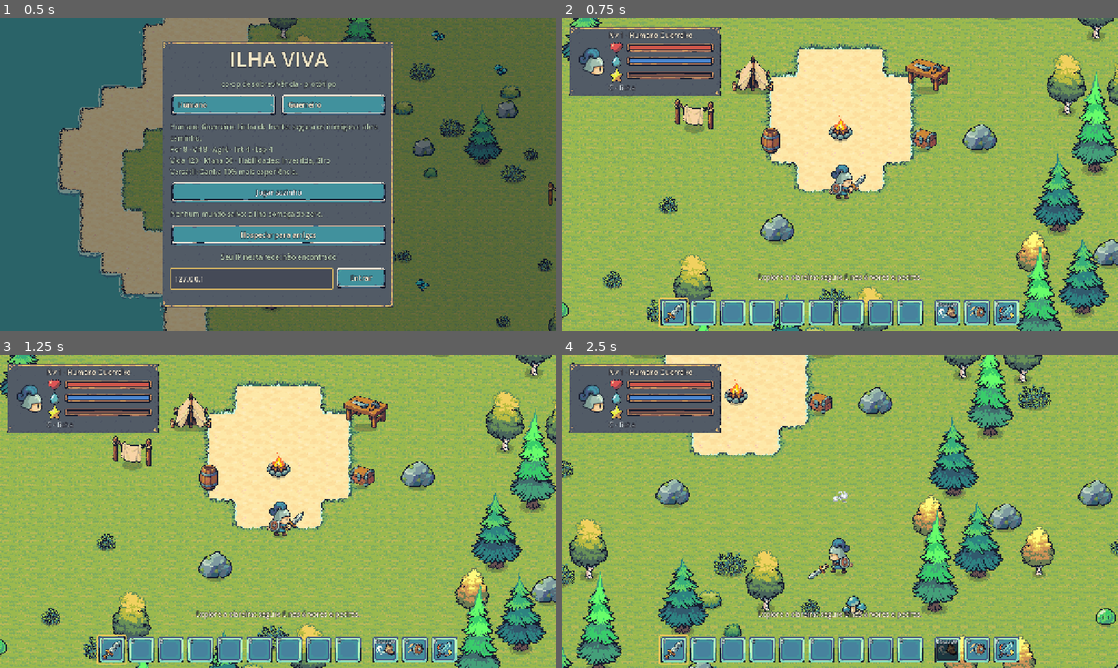
Above: before the commit, frames 1-4 (two rows, left to right).
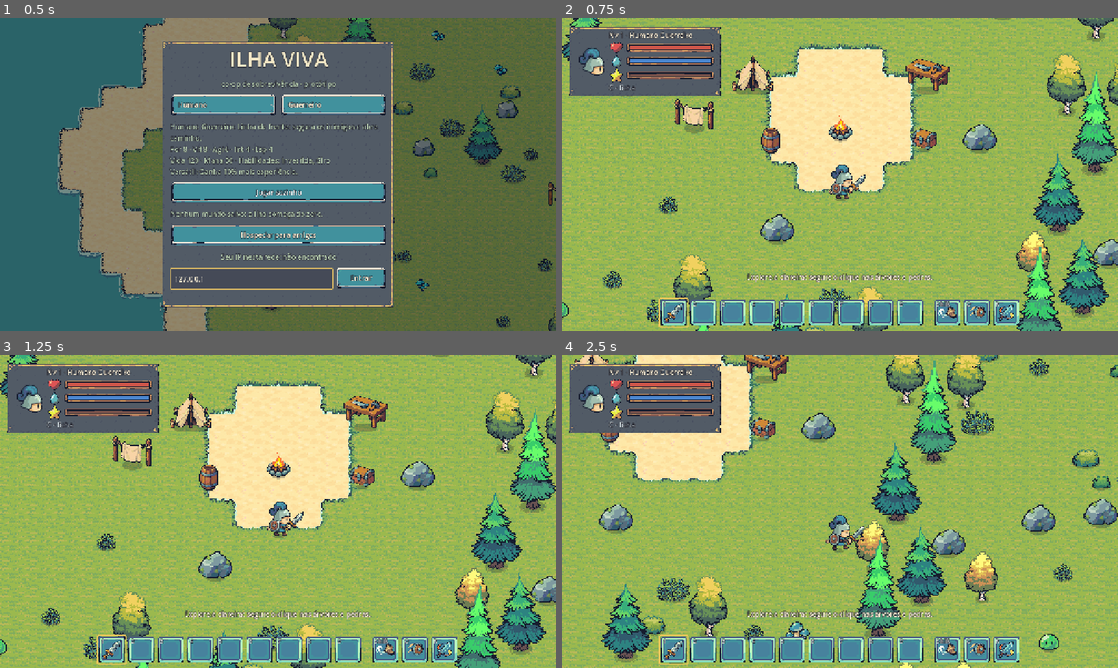
Above: after the commit, the same moments.

Repository: JaoDaJunq/RPG_Ilha
Game: Godot game, scene res://scenes/ui/menu.tscn
The game is run twice, just before and just after one commit, with the same random seed, the same clock (stepped at 60 frames per second) and the same inputs. Sound files missing from this copy of the repository are replaced by a short silence.
Inputs (mouse positions are in pixels of both pictures, inside the frame that each line leads up to):
- Up to frame 1 (0.5 s): no input
- Up to frame 2 (0.75 s): click "Jogar sozinho" at 0.5 s
- Up to frame 3 (1.25 s): no input
- Up to frame 4 (2.5 s): move the mouse to (962, 495) at 1.27 s; press the mouse at (962, 495) at 1.28 s; hold D (mover_direita) 1.28-2.03 s; tap Shift (esquivar, bound only after the commit) at 1.55, 2.1 s; move the mouse to (728, 527) at 2.02 s; release the mouse at (728, 527) at 2.03 s; hold S (mover_baixo) from 2.03 s (still down); click (728, 527) at 2.17 s; tap Space (esquivar, bound only before the commit) at 2.3 s

Frame 1 is identical in both runs. In frame 2, 0.5% of the frame differs, in the area x 33-71%, y 81-93%; in frame 3, 0.5%; in frame 4, 64%, in the area x 0-100%, y 0-100%.

Commit message:
Controles novos: Q R T E habilidades, Shift dash, mouse para tudo, rodinha gira a peça
- clique esquerdo: um clique rápido abre baú e bancada; segurar coleta árvore e pedra,
  golpeia (repetindo) e quebra construções; com peça na mão, põe
- clique direito usa o item; 1-9 e rodinha trocam o item; com parede ou porta na mão,
  a rodinha gira a peça (vista de lado), salvo e sincronizado
- dica em cima do alvo: 'segure' ou 'clique' (o E virou habilidade)
- pedidos L21 (frente e costas) e L22 (animais, paredes de lado, ícones)

Co-Authored-By: Claude Opus 5.5 <noreply@anthropic.com>

Diff:
--- a/game/project.godot
+++ b/game/project.godot
@@ -56,7 +56,7 @@
 }
 interagir={
 "deadzone": 0.2,
-"events": Array[InputEvent]([Object(InputEventKey,"resource_local_to_scene":false,"resource_name":"","device":16,"window_id":0,"alt_pressed":false,"shift_pressed":false,"ctrl_pressed":false,"meta_pressed":false,"pressed":false,"keycode":0,"physical_keycode":69,"key_label":0,"unicode":0,"location":0,"echo":false,"script":null)
+"events": Array[InputEvent]([Object(InputEventMouseButton,"resource_local_to_scene":false,"resource_name":"","device":32,"window_id":0,"alt_pressed":false,"shift_pressed":false,"ctrl_pressed":false,"meta_pressed":false,"button_mask":0,"position":Vector2(0, 0),"global_position":Vector2(0, 0),"factor":1.0,"button_index":1,"canceled":false,"pressed":false,"double_click":false,"script":null)
 ])
 }
 habilidade_1={
@@ -71,12 +71,12 @@
 }
 habilidade_3={
 "deadzone": 0.2,
-"events": Array[InputEvent]([Object(InputEventKey,"resource_ …(158 unchanged characters)… d":false,"keycode":0,"physical_keycode":70,"key_label":0,"unicode":0,"location":0,"echo":false,"script":null)
+"events": Array[InputEvent]([Object(InputEventKey,"resource_ …(158 unchanged characters)… d":false,"keycode":0,"physical_keycode":84,"key_label":0,"unicode":0,"location":0,"echo":false,"script":null)
 ])
 }
 habilidade_4={
 "deadzone": 0.2,
-"events": Array[InputEvent]([Object(InputEventKey,"resource_ …(158 unchanged characters)… d":false,"keycode":0,"physical_keycode":71,"key_label":0,"unicode":0,"location":0,"echo":false,"script":null)
+"events": Array[InputEvent]([Object(InputEventKey,"resource_ …(158 unchanged characters)… d":false,"keycode":0,"physical_keycode":69,"key_label":0,"unicode":0,"location":0,"echo":false,"script":null)
 ])
 }
 alternar_noite={
@@ -96,7 +96,7 @@
 }
 esquivar={
 "deadzone": 0.2,
-"events": Array[InputEvent]([Object(InputEventKey,"resource_ …(158 unchanged characters)… d":false,"keycode":0,"physical_keycode":32,"key_label":0,"unicode":0,"location":0,"echo":false,"script":null)
+"events": Array[InputEvent]([Object(InputEventKey,"resource_ …(158 unchanged characters)… d":false,"keycode":0,"physical_keycode":4194325,"key_label":0,"unicode":0,"location":0,"echo":false,"script":null)
 ])
 }
 ficha={
--- a/game/scripts/enemies/slime.gd
+++ b/game/scripts/enemies/slime.gd
@@ -207,7 +207,7 @@
 			if not _acertou_pulo and alvo and para_alvo.length() < 12.0:
 				_acertou_pulo = true
 				if alvo.vida.tomar_dano(dano_contato, &"fisico"):
-					alvo.avisar("O slime pulou em você! Esquive (Espaço) quando ele achatar.")
+					alvo.avisar("O slime pulou em você! Esquive (Shift) quando ele achatar.")
 			if _tempo_estado >= _TEMPO_PULO:
 				_recarga = recarga_contato
 				_mudar(Estado.PERSEGUINDO if ve_alvo else Estado.PASSEANDO)
--- a/game/scripts/player/player.gd
+++ b/game/scripts/player/player.gd
@@ -1,7 +1,7 @@
 class_name Player
 extends CharacterBody2D
 ## Jogador: anda com WASD, mira com o mouse, segura E para coletar, clique para golpear,
-## Espaço para esquivar e 1–4 para as habilidades da classe.
+## Shift para o dash (esquiva) e Q, R, T, E para as habilidades da classe.
 ##
 ## Rede: o nome do nó é o id do jogador na rede. Cada jogador controla o próprio
 ## movimento (sincronizado pelo MultiplayerSynchronizer). Tudo que muda o mundo
@@ -143,15 +143,24 @@
 	for k in Inventory.BARRA:
 		if event.is_action_pressed(StringName("barra_%d" % (k + 1))):
 			barra_escolhida = k
+	# Rodinha: troca o item da barra; com uma peça de construção na mão, gira a peça.
 	if event is InputEventMouseButton and event.pressed and not Input.is_key_pressed(KEY_CTRL):
-		if event.button_index == MOUSE_BUTTON_WHEEL_DOWN:
-			barra_escolhida = (barra_escolhida + 1) % Inventory.BARRA
-		elif event.button_index == MOUSE_BUTTON_WHEEL_UP:
-			barra_escolhida = (barra_escolhida + Inventory.BARRA - 1) % Inventory.BARRA
+		var giro := 1 if event.button_index == MOUSE_BUTTON_WHEEL_DOWN else (-1 if event.button_index == MOUSE_BUTTON_WHEEL_UP else 0)
+		if giro != 0:
+			var item := item_na_mao()
+			if item and item.construcao in [&"parede", &"porta"]:
+				rotacao = 1 - rotacao
+			else:
+				barra_escolhida = (barra_escolhida + giro + Inventory.BARRA) % Inventory.BARRA
 	if event.is_action_pressed(&"usar"):
 		_pedir_usar.rpc_id(1, barra_escolhida)
+	# Clique esquerdo: pôr a peça da mão; abrir baú ou bancada (um clique); segurar em árvore
+	# ou pedra coleta (_processar_interacao); em qualquer outro lugar, golpeia (e repete
+	# enquanto segura, para quebrar construções e lutar).
 	if event.is_action_pressed(&"atacar"):
-		if not _construir_aqui():
+		if _construir_aqui():
+			_ignorar_clique = true
+		elif not alvo_ao_alcance():
 			golpear()
 	elif event.is_action_pressed(&"esquivar"):
 		esquivar()
@@ -575,8 +584,26 @@
 
 
 func _processar_interacao(delta: float) -> void:
-	if not Input.is_action_pressed(&"interagir") or not alvo_ao_alcance():
+	# Clique esquerdo (fora da interface): segurar coleta árvore e pedra e golpeia o resto;
+	# um clique rápido (soltou antes de 0,3 s) em baú ou bancada abre; segurar neles quebra.
+	var antes := _segurando
+	_segurando = (Input.is_action_pressed(&"atacar") or Input.is_action_pressed(&"interagir")) \
+			and get_viewport().gui_get_hovered_control() == null
+	if _segurando:
+		_tempo_segurando += delta
+	elif antes:
+		if not _ignorar_clique and _tempo_segurando < 0.3 and alvo_ao_alcance() and not alvo.dono() is ResourceNode:
+			_pedir_interacao.rpc_id(1, alvo.dono().get_path())
+		_tempo_segurando = 0.0
+		_ignorar_clique = false
+	var em_recurso := alvo_ao_alcance() and alvo.dono() is ResourceNode
+	if not _segurando or not em_recurso:
 		_progresso = 0.0
+		var na_mao := item_na_mao()
+		var em_objeto := alvo_ao_alcance() and not em_recurso
+		if _segurando and not _ignorar_clique and (na_mao == null or na_mao.construcao == &"") \
+				and (not em_objeto or _tempo_segurando > 0.35):
+			golpear()  # golpes seguidos: lutar e quebrar construções
 		return
 	_progresso += delta
 	if _progresso >= _tempo_coleta():
@@ -656,7 +683,7 @@
 	if item == null or item.construcao == &"":
 		return false
 	var w := get_tree().get_first_node_in_group(&"mundo") as World
-	w.pedir_construir.rpc_id(1, _tile_da_mira())
+	w.pedir_construir.rpc_id(1, _tile_da_mira(), rotacao)
 	return true
 
 
@@ -677,6 +704,7 @@
 	var w := get_tree().get_first_node_in_group(&"mundo") as World
 	var cel := _tile_da_mira()
 	_previa.texture = item.icone
+	_previa.rotation = PI / 2.0 if rotacao == 1 and item.construcao in [&"parede", &"porta"] else 0.0
 	_previa.global_position = Vector2(cel * World.T) + Vector2(World.T, World.T) / 2.0
 	_previa.modulate = Color(0.6, 1.0, 0.6, 0.75) if w.pode_construir(item.id, cel, self) else Color(1.0, 0.45, 0.45, 0.6)
 
@@ -709,3 +737,11 @@
 		vida.curar(dados.cura)
 		World.efeito_todos(self, &"subir_nivel", global_position)
 		avisar("+%d de vida" % int(dados.cura), &"item")
+
+
+## O clique esquerdo foi apertado no mundo (não na mochila) e continua apertado.
+var _segurando := false
+var _tempo_segurando := 0.0
+var _ignorar_clique := false  # o clique pôs uma peça: não abre nem golpeia
+## Peça de construção girada (0 de frente, 1 de lado), escolhida com a rodinha.
+var rotacao := 0
--- a/game/scripts/ui/hud.gd
+++ b/game/scripts/ui/hud.gd
@@ -13,7 +13,7 @@
 	&"espirito": preload("res://assets/sprites/tiny/icones/icone_espirito.png"),
 }
 const ICONE_XP := preload("res://assets/sprites/tiny/icones/icone_experiencia.png")
-const TECLA_E := preload("res://assets/sprites/tiny/icones/tecla_e.png")
+var _dica_alvo: Label
 const COR_TEXTO := Tema.COR_TEXTO
 const COR_TEXTO_2 := Tema.COR_TEXTO_2
 
@@ -117,6 +117,7 @@
 		_tecla_e.visible = false
 		return
 	_tecla_e.visible = true
+	_dica_alvo.text = "segure" if alvo.dono() is ResourceNode else "clique"
 	_tecla_progresso.visible = jogador.progresso_interacao() > 0.0
 	_tecla_progresso.value = jogador.progresso_interacao() * 100.0
 	var dono := alvo.dono()
@@ -172,8 +173,8 @@
 		"Dano físico x%.1f · mágico x%.1f" % [f.multiplicador_fisico(), f.multiplicador_magico()],
 		"%s: %s" % [f.raca.habilidade_nome, f.raca.habilidade_descricao],
 		"",
-		"WASD andar · E coletar · clique golpear · Espaço esquivar",
-		"1–4 habilidades · C ficha · N dia/noite · M som",
+		"WASD andar · clique abre, segurar coleta e golpeia · Shift dash",
+		"Q R T E habilidades · 1-9 itens · I mochila · C ficha · N dia/noite",
 	])
 
 
@@ -236,7 +237,7 @@
 	pv.add_child(_rotulo("C · ficha", 16, COR_TEXTO_2))
 
 	# Barra de baixo, no centro: os 9 itens (teclas 1-9, como no Minecraft) e, ao lado,
-	# a esquiva (Espaço) e as habilidades da classe (Q, R, F, G).
+	# o dash (Shift) e as habilidades da classe (Q, R, T, E).
 	var barra := HBoxContainer.new()
 	barra.add_theme_constant_override(&"separation", 4)
 	barra.set_anchors_and_offsets_preset(Control.PRESET_CENTER_BOTTOM, Control.PRESET_MODE_MINSIZE, 10)
@@ -258,10 +259,10 @@
 	var folga := Control.new()
 	folga.custom_minimum_size = Vector2(14, 0)
 	barra.add_child(folga)
-	_slot_esquiva = _slot("Espaço")
+	_slot_esquiva = _slot("Shift")
 	_slot_esquiva.icone.texture = ICONE_ESQUIVA
 	barra.add_child(_slot_esquiva.fundo)
-	for tecla in ["Q", "R", "F", "G"]:
+	for tecla in ["Q", "R", "T", "E"]:
 		var s := _slot(tecla)
 		barra.add_child(s.fundo)
 		_slots.append(s)
@@ -325,9 +326,13 @@
 	_tecla_e.mouse_filter = Control.MOUSE_FILTER_IGNORE
 	_tecla_e.visible = false
 	_raiz.add_child(_tecla_e)
-	_tecla_e.add_child(_icone(TECLA_E, Vector2(32, 32)))
+	# Em cima do alvo: "segure" (árvore, pedra) ou "clique" (baú, bancada); o E virou habilidade.
+	_dica_alvo = _rotulo("", 14)
+	_dica_alvo.horizontal_alignment = HORIZONTAL_ALIGNMENT_CENTER
+	_dica_alvo.custom_minimum_size = Vector2(60, 0)
+	_tecla_e.add_child(_dica_alvo)
 	_tecla_progresso = _barra(Color("f0c860"), 4)
-	_tecla_progresso.custom_minimum_size = Vector2(32, 4)
+	_tecla_progresso.custom_minimum_size = Vector2(60, 4)
 	_tecla_e.add_child(_tecla_progresso)
 
 
--- a/game/scripts/world/construcao.gd
+++ b/game/scripts/world/construcao.gd
@@ -22,6 +22,8 @@
 var tipo: StringName  # a construção (parede, porta...)
 var item: StringName  # o item que volta ao quebrar
 var celula: Vector2i
+## Parede ou porta girada (vista de lado, correndo de cima para baixo): rodinha do mouse.
+var lateral := false
 var _golpes := 0
 var _sprite: Sprite2D
 var _aberta := false
@@ -41,11 +43,11 @@
 	add_child(_sprite)
 	match tipo:
 		&"parede":
-			_mostrar(load(ARTE + "parede.png"))
-			_colisao(Vector2(16, 8), 1)
+			_mostrar(_arte("parede"))
+			_colisao(Vector2(6, 16) if lateral else Vector2(16, 8), 1)
 		&"porta":
-			_mostrar(load(ARTE + "porta_fechada.png"))
-			_colisao(Vector2(16, 8), CAMADA_PORTA)
+			_mostrar(_arte("porta_fechada"))
+			_colisao(Vector2(6, 16) if lateral else Vector2(16, 8), CAMADA_PORTA)
 		&"chao":
 			_mostrar(load(ARTE + "chao.png"))  # fica no nó Pisos, embaixo do resto (World)
 		&"tocha":
@@ -174,7 +176,7 @@
 			perto = true
 	if perto != _aberta:
 		_aberta = perto
-		_mostrar(load(ARTE + ("porta_aberta.png" if perto else "porta_fechada.png")))
+		_mostrar(_arte("porta_aberta" if perto else "porta_fechada"))
 
 
 ## Só o anfitrião: cada golpe de jogador tira um pouco; no último, a peça volta como item.
@@ -196,3 +198,9 @@
 				(origem as Player).inventario.adicionar(StringName(e[0]), int(e[1]))
 		(origem as Player).inventario.adicionar(item, 1)
 		World.quebrar_construcao(self)
+
+
+## Arte da peça; girada usa a versão vista de lado (<nome>_lado.png), se existir.
+func _arte(nome: String) -> Texture2D:
+	var lado := ARTE + nome + "_lado.png"
+	return load(lado) if lateral and ResourceLoader.exists(lado) else load(ARTE + nome + ".png")
--- a/game/scripts/world/world.gd
+++ b/game/scripts/world/world.gd
@@ -140,7 +140,7 @@
 		var ips := ", ".join(Net.enderecos_locais())
 		Events.aviso.emit("Você é o anfitrião. Seus amigos entram pelo IP: %s" % (ips if ips != "" else "?"))
 	else:
-		Events.aviso.emit("Explore a clareira: segure E nas árvores e pedras.")
+		Events.aviso.emit("Explore a clareira: segure o clique nas árvores e pedras.")
 
 
 func ponto_de_nascer(indice: int) -> Vector2:  # abaixo da fogueira, sem encostar nela
@@ -309,7 +309,7 @@
 	for r in get_tree().get_nodes_in_group(&"recursos"):
 		(r as ResourceNode).enviar_estado_para(peer)
 	for c in _lista_construcoes():
-		_construir.rpc_id(peer, c[0], Vector2i(c[1], c[2]))  # o conteúdo dos baús fica só aqui
+		_construir.rpc_id(peer, c[0], Vector2i(c[1], c[2]), int(c[3]) if c[0] != "bau" and c.size() > 3 else 0)  # o conteúdo dos baús fica só aqui
 	for j in get_tree().get_nodes_in_group(&"jogadores"):
 		if j.name != str(peer):
 			(j as Player).enviar_progresso_para(peer)
@@ -386,8 +386,9 @@
 		if r:
 			r.carregar_estado(int(recursos[nome][0]), int(recursos[nome][1]))
 	for c in dados.get("construcoes", []):
-		var p := _criar_peca(StringName(c[0]), Vector2i(int(c[1]), int(c[2])))
-		if p and c.size() > 3:
+		var baus: bool = c[0] == "bau"
+		var p := _criar_peca(StringName(c[0]), Vector2i(int(c[1]), int(c[2])), int(c[3]) if not baus and c.size() > 3 else 0)
+		if p and baus and c.size() > 3:
 			p.conteudo = c[3]
 	bau_acampamento.conteudo = dados.get("bau_acampamento", [])
 
@@ -893,7 +894,7 @@
 
 ## O jogador pede para pôr o item da mão no tile.
 @rpc("any_peer", "call_local", "reliable")
-func pedir_construir(cel: Vector2i) -> void:
+func pedir_construir(cel: Vector2i, rot := 0) -> void:
 	if not multiplayer.is_server():
 		return
 	var peer := multiplayer.get_remote_sender_id()
@@ -904,16 +905,16 @@
 	if not pode_construir(item_id, cel, quem):
 		return
 	quem.inventario.gastar(quem.barra_escolhida, 1)
-	_construir.rpc(String(item_id), cel)
+	_construir.rpc(String(item_id), cel, rot)
 
 
 @rpc("any_peer", "call_local", "reliable")
-func _construir(item_id: String, cel: Vector2i) -> void:
+func _construir(item_id: String, cel: Vector2i, rot := 0) -> void:
 	if Net.veio_do_anfitriao():
-		_criar_peca(StringName(item_id), cel)
-
-
-func _criar_peca(item_id: StringName, cel: Vector2i) -> Construcao:
+		_criar_peca(StringName(item_id), cel, rot)
+
+
+func _criar_peca(item_id: StringName, cel: Vector2i, rot := 0) -> Construcao:
 	var tipo := ItemData.carregar(item_id).construcao
 	var chave := _chave(cel, camada_de(tipo))
 	if _pecas.has(chave):
@@ -922,6 +923,7 @@
 	c.tipo = tipo
 	c.item = item_id
 	c.celula = cel
+	c.lateral = rot == 1
 	c.name = "Peca_" + chave
 	c.position = Vector2(cel * T) + Vector2(T / 2.0, T)
 	if _pisos == null:
@@ -953,5 +955,5 @@
 	var lista := []
 	for chave in _pecas:
 		var c := _pecas[chave]
-		lista.append([String(c.item), c.celula.x, c.celula.y, c.conteudo] if c.tipo == &"bau" else [String(c.item), c.celula.x, c.celula.y])
+		lista.append([String(c.item), c.celula.x, c.celula.y, c.conteudo] if c.tipo == &"bau" else [String(c.item), c.celula.x, c.celula.y, 1 if c.lateral else 0])
 	return lista
--- a/game/tools/configure_input_map.gd
+++ b/game/tools/configure_input_map.gd
@@ -8,12 +8,11 @@
 	"mover_baixo": [KEY_S, KEY_DOWN],
 	"mover_esquerda": [KEY_A, KEY_LEFT],
 	"mover_direita": [KEY_D, KEY_RIGHT],
-	"interagir": [KEY_E],
-	# Habilidades da classe em Q, R, F e G; os números são da barra de itens (Minecraft).
+	# Habilidades da classe em Q, R, T e E; os números são da barra de itens (Minecraft).
 	"habilidade_1": [KEY_Q],
 	"habilidade_2": [KEY_R],
-	"habilidade_3": [KEY_F],
-	"habilidade_4": [KEY_G],
+	"habilidade_3": [KEY_T],
+	"habilidade_4": [KEY_E],
 	"barra_1": [KEY_1],
 	"barra_2": [KEY_2],
 	"barra_3": [KEY_3],
@@ -24,14 +23,16 @@
 	"barra_8": [KEY_8],
 	"barra_9": [KEY_9],
 	"mochila": [KEY_I, KEY_TAB],
-	"esquivar": [KEY_SPACE],
+	"esquivar": [KEY_SHIFT],  # o dash
 	"ficha": [KEY_C],
 	"alternar_noite": [KEY_N],
 	"alternar_som": [KEY_M],
 }
 
 const MOUSE := {
+	# Clique esquerdo: um clique abre baú e bancada; segurar corta, minera, quebra e golpeia.
 	"atacar": [MOUSE_BUTTON_LEFT],
+	"interagir": [MOUSE_BUTTON_LEFT],
 	"usar": [MOUSE_BUTTON_RIGHT],  # comer, beber, usar o item da mão
 }
 
Binary file added: game/assets/sprites/tiny/icones/icone_bloqueio.png
Not shown, added: game/assets/sprites/tiny/icones/icone_bloqueio.png.import
Binary file added: game/assets/sprites/tiny/icones/icone_bomba.png
Not shown, added: game/assets/sprites/tiny/icones/icone_bomba.png.import
Binary file added: game/assets/sprites/tiny/icones/icone_chuva_flechas.png
Not shown, added: game/assets/sprites/tiny/icones/icone_chuva_flechas.png.import
Binary file added: game/assets/sprites/tiny/icones/icone_furia.png
Not shown, added: game/assets/sprites/tiny/icones/icone_furia.png.import
Binary file added: game/assets/sprites/tiny/icones/icone_nova_gelo.png
Not shown, added: game/assets/sprites/tiny/icones/icone_nova_gelo.png.import
Binary file added: game/assets/sprites/tiny/icones/icone_raio.png
Not shown, added: game/assets/sprites/tiny/icones/icone_raio.png.import
(and 12 more such lines)
